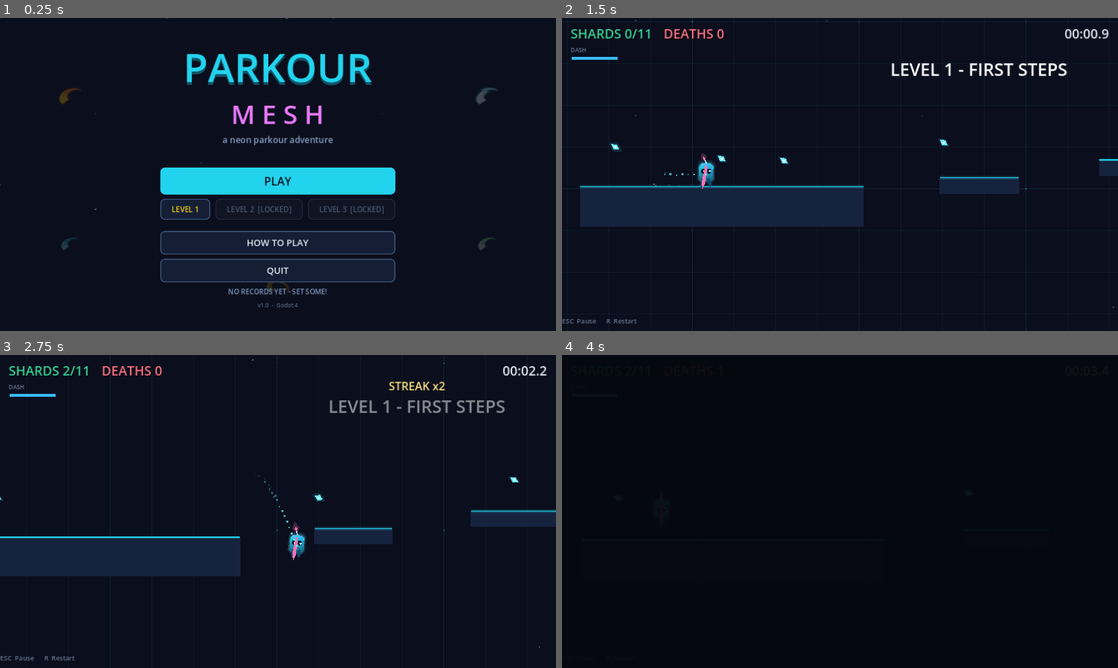
Above: before the commit, frames 1-4 (two rows, left to right).
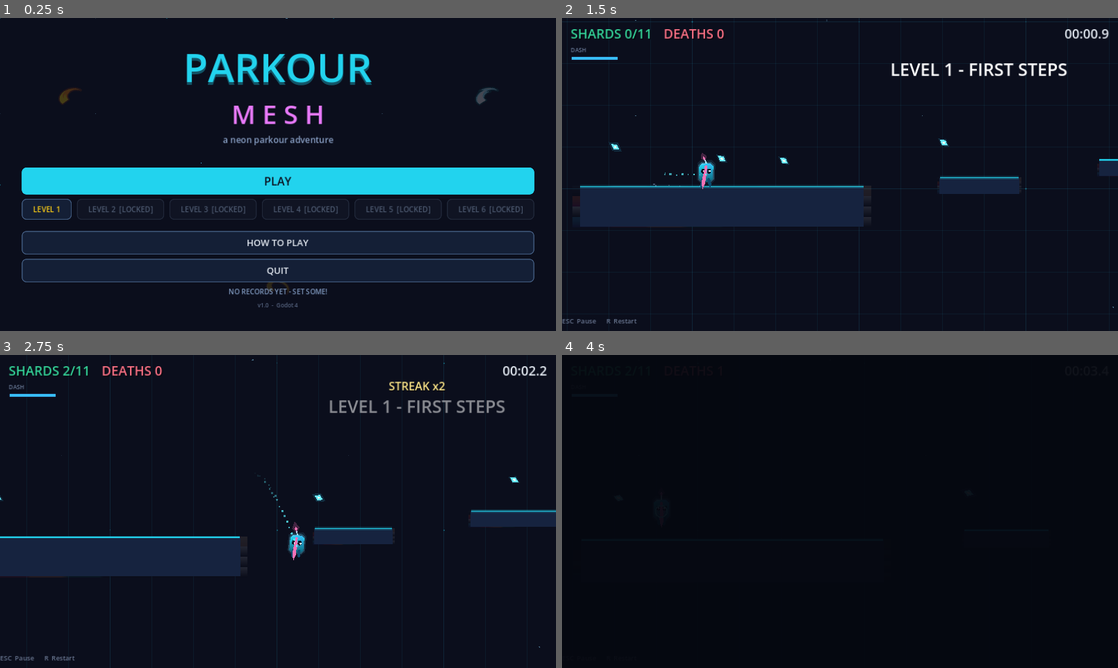
Above: after the commit, the same moments.

Repository: PRANAV-DEV-01/Parkour-Mesh-Deepseek-
Game: Godot game, scene res://scenes/main_menu.tscn
Same seed, same stepped clock (60 frames per second), same inputs: the game is played once before the commit and once after it.
Inputs (mouse positions are in pixels of both pictures, inside the frame that each line leads up to):
- Up to frame 1 (0.25 s): no input
- Up to frame 2 (1.5 s): click "PLAY" at 0.5 s; tap Enter at 1.25 s; move the mouse to (962, 158) at 1.27 s; hold D (move_right) from 1.28 s (still down); tap Shift (dash) at 1.35 s; click (962, 158) at 1.42 s
- Up to frame 3 (2.75 s): keep holding D (move_right); tap Space (jump) at 1.52, 1.55, 1.82, 2.1, 2.27, 2.57 s; move the mouse to (166, 527) at 2.02 s; tap Shift (dash) at 2.3 s
- Up to frame 4 (4 s): move the mouse to (895, 442) at 2.77 s; release D (move_right) at 2.78 s; hold A (move_left) 2.78-3.53 s; tap Shift (dash) at 2.85, 3.8 s; tap Space (jump) at 3.05, 3.77 s; move the mouse to (812, 574) at 3.52 s; hold D (move_right) from 3.53 s (still down); tap X at 3.6 s; click (812, 574) at 3.67 s

The runs differ from the first frame. In frame 1, 14% of the frame differs, in the area x 3-97%, y 28-89%; in frame 2, less than 0.1%; in frame 3, less than 0.1%; in frame 4, less than 0.1%.

Commit message:
feat: add levels 4-6, shard-based progression, fix broken asset paths
Levels:
- Level 4 'Crystal Caves': crumble platforms, lasers, springs
- Level 5 'Tower Ascent': vertical wall-jump shaft, crumble, drone, slide+spring
- Level 6 'The Gauntlet': combined finale with lasers, drones, moving/vertical platforms
Registered all six levels in Globals.LEVELS / LEVEL_NAMES.

Progression (in Globals autoload):
- Persist per-level best shards, lifetime shards + deaths
- stars_for_level() rating from shard collection fraction

Fixes:
- Correct broken res://assets/... paths in platform.gd, platform_texture_overlay.gd (platform textures now render)
- slash_effect.gd: robust fallback when the slash frame folders are missing

All 6 levels import and boot cleanly (verified headless).

Diff:
--- /dev/null
+++ b/scenes/level_4.tscn
@@ -0,0 +1,176 @@
+[gd_scene load_steps=14 format=3]
+
+[ext_resource type="Script" path="res://scripts/level.gd" id="1"]
+[ext_resource type="PackedScene" path="res://scenes/player.tscn" id="2"]
+[ext_resource type="PackedScene" path="res://scenes/hud.tscn" id="3"]
+[ext_resource type="PackedScene" path="res://scenes/platform.tscn" id="4"]
+[ext_resource type="PackedScene" path="res://scenes/moving_platform.tscn" id="5"]
+[ext_resource type="PackedScene" path="res://scenes/crumble_platform.tscn" id="6x"]
+[ext_resource type="PackedScene" path="res://scenes/spike.tscn" id="7"]
+[ext_resource type="PackedScene" path="res://scenes/coin.tscn" id="8"]
+[ext_resource type="PackedScene" path="res://scenes/checkpoint.tscn" id="9"]
+[ext_resource type="PackedScene" path="res://scenes/goal.tscn" id="10"]
+[ext_resource type="PackedScene" path="res://scenes/spring.tscn" id="11"]
+[ext_resource type="PackedScene" path="res://scenes/drone.tscn" id="12"]
+[ext_resource type="PackedScene" path="res://scenes/laser.tscn" id="13"]
+
+[node name="Level4" type="Node2D"]
+script = ExtResource("1")
+display_name = "LEVEL 4 - NEON ROOFTOPS"
+accent_color = Color(0.949, 0.788, 0.251, 1)
+camera_bounds = Rect2(-360, -1400, 7600, 2100)
+kill_y = 800.0
+
+[node name="World" type="Node2D" parent="."]
+
+[node name="StartGround" parent="World" instance=ExtResource("4")]
+position = Vector2(0, 45)
+size = Vector2(640, 90)
+
+[node name="PadA" parent="World" instance=ExtResource("4")]
+position = Vector2(740, 8)
+size = Vector2(200, 36)
+
+[node name="PadB" parent="World" instance=ExtResource("4")]
+position = Vector2(1130, -22)
+size = Vector2(190, 36)
+
+[node name="RoofC" parent="World" instance=ExtResource("4")]
+position = Vector2(1720, -62)
+size = Vector2(360, 40)
+
+[node name="RoofD" parent="World" instance=ExtResource("4")]
+position = Vector2(2450, -62)
+size = Vector2(300, 40)
+
+[node name="GapFloor" parent="World" instance=ExtResource("4")]
+position = Vector2(2900, 80)
+size = Vector2(760, 40)
+
+[node name="CrumbleA" parent="World" instance=ExtResource("6x")]
+position = Vector2(2720, -100)
+size = Vector2(130, 24)
+
+[node name="CrumbleB" parent="World" instance=ExtResource("6x")]
+position = Vector2(2910, -150)
+size = Vector2(130, 24)
+
+[node name="CrumbleC" parent="World" instance=ExtResource("6x")]
+position = Vector2(3100, -200)
+size = Vector2(130, 24)
+
+[node name="HighE" parent="World" instance=ExtResource("4")]
+position = Vector2(3590, -245)
+size = Vector2(200, 30)
+
+[node name="HighF" parent="World" instance=ExtResource("4")]
+position = Vector2(4160, -272)
+size = Vector2(230, 36)
+
+[node name="HighG" parent="World" instance=ExtResource("4")]
+position = Vector2(4730, -552)
+size = Vector2(200, 30)
+
+[node name="StepH" parent="World" instance=ExtResource("4")]
+position = Vector2(5050, -574)
+size = Vector2(160, 26)
+
+[node name="StepI" parent="World" instance=ExtResource("4")]
+position = Vector2(5350, -614)
+size = Vector2(160, 26)
+
+[node name="FinalJ" parent="World" instance=ExtResource("4")]
+position = Vector2(5740, -647)
+size = Vector2(320, 40)
+
+[node name="Mover1" parent="World" instance=ExtResource("5")]
+position = Vector2(2120, -92)
+size = Vector2(150, 26)
+move_offset = Vector2(300, 0)
+duration = 2.1
+
+[node name="Mover2" parent="World" instance=ExtResource("5")]
+position = Vector2(4380, -330)
+size = Vector2(140, 26)
+move_offset = Vector2(0, -160)
+duration = 2.4
+
+[node name="Hazards" type="Node2D" parent="."]
+
+[node name="GapSpikes" parent="Hazards" instance=ExtResource("7")]
+position = Vector2(2700, 62)
+count = 12
+spacing = 32.0
+
+[node name="RoofSpikes" parent="Hazards" instance=ExtResource("7")]
+position = Vector2(2250, -76)
+count = 3
+spacing = 30.0
+
+[node name="Pickups" type="Node2D" parent="."]
+
+[node name="Coin1" parent="Pickups" instance=ExtResource("8")]
+position = Vector2(680, -100)
+
+[node name="Coin2" parent="Pickups" instance=ExtResource("8")]
+position = Vector2(1170, -110)
+
+[node name="Coin3" parent="Pickups" instance=ExtResource("8")]
+position = Vector2(1900, -150)
+
+[node name="Coin4" parent="Pickups" instance=ExtResource("8")]
+position = Vector2(1960, -110)
+
+[node name="Coin5" parent="Pickups" instance=ExtResource("8")]
+position = Vector2(2280, -155)
+
+[node name="Coin6" parent="Pickups" instance=ExtResource("8")]
+position = Vector2(2720, -180)
+
+[node name="Coin7" parent="Pickups" instance=ExtResource("8")]
+position = Vector2(2910, -230)
+
+[node name="Coin8" parent="Pickups" instance=ExtResource("8")]
+position = Vector2(3650, -320)
+
+[node name="Coin9" parent="Pickups" instance=ExtResource("8")]
+position = Vector2(4730, -625)
+
+[node name="Coin10" parent="Pickups" instance=ExtResource("8")]
+position = Vector2(5050, -640)
+
+[node name="Coin11" parent="Pickups" instance=ExtResource("8")]
+position = Vector2(5650, -760)
+
+[node name="Coin12" parent="Pickups" instance=ExtResource("8")]
+position = Vector2(3110, -270)
+
+[node name="Extras" type="Node2D" parent="."]
+
+[node name="SpringEscape" parent="Extras" instance=ExtResource("11")]
+position = Vector2(3590, -260)
+
+[node name="Checkpoint1" parent="Extras" instance=ExtResource("9")]
+position = Vector2(1720, -80)
+
+[node name="Checkpoint2" parent="Extras" instance=ExtResource("9")]
+position = Vector2(3900, -260)
+
+[node name="Drone1" parent="Extras" instance=ExtResource("12")]
+position = Vector2(1900, -160)
+patrol_offset = Vector2(0, -70)
+duration = 1.9
+
+[node name="Laser1" parent="Extras" instance=ExtResource("13")]
+position = Vector2(1590, -170)
+length = 110.0
+speed_rad = 2.2
+start_angle = -1.57
+
+[node name="Goal" parent="Extras" instance=ExtResource("10")]
+position = Vector2(5730, -707)
+
+[node name="Player" parent="." instance=ExtResource("2")]
+position = Vector2(-150, -60)
+
+[node name="HUD" parent="." instance=ExtResource("3")]
--- /dev/null
+++ b/scenes/level_5.tscn
@@ -0,0 +1,172 @@
+[gd_scene load_steps=14 format=3]
+
+[ext_resource type="Script" path="res://scripts/level.gd" id="1"]
+[ext_resource type="PackedScene" path="res://scenes/player.tscn" id="2"]
+[ext_resource type="PackedScene" path="res://scenes/hud.tscn" id="3"]
+[ext_resource type="PackedScene" path="res://scenes/platform.tscn" id="4"]
+[ext_resource type="PackedScene" path="res://scenes/moving_platform.tscn" id="5"]
+[ext_resource type="PackedScene" path="res://scenes/crumble_platform.tscn" id="6x"]
+[ext_resource type="PackedScene" path="res://scenes/spike.tscn" id="7"]
+[ext_resource type="PackedScene" path="res://scenes/coin.tscn" id="8"]
+[ext_resource type="PackedScene" path="res://scenes/checkpoint.tscn" id="9"]
+[ext_resource type="PackedScene" path="res://scenes/goal.tscn" id="10"]
+[ext_resource type="PackedScene" path="res://scenes/spring.tscn" id="11"]
+[ext_resource type="PackedScene" path="res://scenes/drone.tscn" id="12"]
+[ext_resource type="PackedScene" path="res://scenes/laser.tscn" id="13"]
+
+[node name="Level5" type="Node2D"]
+script = ExtResource("1")
+display_name = "LEVEL 5 - TOWER ASCENT"
+accent_color = Color(0.78, 0.4, 0.98, 1)
+camera_bounds = Rect2(-360, -2100, 4400, 2500)
+kill_y = 1300.0
+
+[node name="World" type="Node2D" parent="."]
+
+[node name="StartGround" parent="World" instance=ExtResource("4")]
+position = Vector2(0, 45)
+size = Vector2(640, 90)
+
+[node name="Pedestal" parent="World" instance=ExtResource("4")]
+position = Vector2(700, -45)
+size = Vector2(260, 36)
+
+[node name="ShaftFloor" parent="World" instance=ExtResource("4")]
+position = Vector2(1160, 45)
+size = Vector2(460, 90)
+
+[node name="ShaftWallL" parent="World" instance=ExtResource("4")]
+position = Vector2(930, -430)
+size = Vector2(36, 900)
+
+[node name="ShaftWallR" parent="World" instance=ExtResource("4")]
+position = Vector2(1390, -430)
+size = Vector2(36, 900)
+
+[node name="FootholdL1" parent="World" instance=ExtResource("4")]
+position = Vector2(1040, -140)
+size = Vector2(120, 24)
+
+[node name="FootholdR1" parent="World" instance=ExtResource("4")]
+position = Vector2(1280, -280)
+size = Vector2(120, 24)
+
+[node name="FootholdL2" parent="World" instance=ExtResource("4")]
+position = Vector2(1040, -420)
+size = Vector2(120, 24)
+
+[node name="CrumbleMidA" parent="World" instance=ExtResource("6x")]
+position = Vector2(1160, -420)
+size = Vector2(150, 24)
+
+[node name="FootholdR2" parent="World" instance=ExtResource("4")]
+position = Vector2(1280, -560)
+size = Vector2(120, 24)
+
+[node name="CrumbleMidB" parent="World" instance=ExtResource("6x")]
+position = Vector2(1160, -560)
+size = Vector2(150, 24)
+
+[node name="FootholdL3" parent="World" instance=ExtResource("4")]
+position = Vector2(1040, -700)
+size = Vector2(120, 24)
+
+[node name="FootholdR3" parent="World" instance=ExtResource("4")]
+position = Vector2(1280, -840)
+size = Vector2(120, 24)
+
+[node name="TowerTop" parent="World" instance=ExtResource("4")]
+position = Vector2(1160, -970)
+size = Vector2(460, 36)
+
+[node name="SlideStart" parent="World" instance=ExtResource("4")]
+position = Vector2(1820, -960)
+size = Vector2(340, 34)
+
+[node name="SlideRamp" parent="World" instance=ExtResource("4")]
+position = Vector2(2260, -900)
+size = Vector2(280, 34)
+
+[node name="SlideBottom" parent="World" instance=ExtResource("4")]
+position = Vector2(2560, -780)
+size = Vector2(260, 34)
+
+[node name="EscapePad" parent="World" instance=ExtResource("4")]
+position = Vector2(2980, -955)
+size = Vector2(240, 34)
+
+[node name="GoalPad" parent="World" instance=ExtResource("4")]
+position = Vector2(3440, -1030)
+size = Vector2(320, 40)
+
+[node name="Hazards" type="Node2D" parent="."]
+
+[node name="ShaftSpikes" parent="Hazards" instance=ExtResource("7")]
+position = Vector2(1150, 30)
+count = 9
+spacing = 32.0
+
+[node name="Pickups" type="Node2D" parent="."]
+
+[node name="Coin1" parent="Pickups" instance=ExtResource("8")]
+position = Vector2(-30, -80)
+
+[node name="Coin2" parent="Pickups" instance=ExtResource("8")]
+position = Vector2(650, -110)
+
+[node name="Coin3" parent="Pickups" instance=ExtResource("8")]
+position = Vector2(1040, -210)
+
+[node name="Coin4" parent="Pickups" instance=ExtResource("8")]
+position = Vector2(1280, -350)
+
+[node name="Coin5" parent="Pickups" instance=ExtResource("8")]
+position = Vector2(1160, -420)
+
+[node name="Coin6" parent="Pickups" instance=ExtResource("8")]
+position = Vector2(1160, -560)
+
+[node name="Coin7" parent="Pickups" instance=ExtResource("8")]
+position = Vector2(1040, -770)
+
+[node name="Coin8" parent="Pickups" instance=ExtResource("8")]
+position = Vector2(1280, -910)
+
+[node name="Coin9" parent="Pickups" instance=ExtResource("8")]
+position = Vector2(2280, -1010)
+
+[node name="Coin10" parent="Pickups" instance=ExtResource("8")]
+position = Vector2(3360, -1120)
+
+[node name="Extras" type="Node2D" parent="."]
+
+[node name="SpringEscape" parent="Extras" instance=ExtResource("11")]
+position = Vector2(2980, -970)
+
+[node name="Checkpoint1" parent="Extras" instance=ExtResource("9")]
+position = Vector2(700, -70)
+
+[node name="Checkpoint2" parent="Extras" instance=ExtResource("9")]
+position = Vector2(1160, -440)
+
+[node name="Checkpoint3" parent="Extras" instance=ExtResource("9")]
+position = Vector2(1820, -985)
+
+[node name="Drone1" parent="Extras" instance=ExtResource("12")]
+position = Vector2(1160, -330)
+patrol_offset = Vector2(0, -260)
+duration = 2.2
+
+[node name="Laser1" parent="Extras" instance=ExtResource("13")]
+position = Vector2(2360, -1030)
+length = 150.0
+speed_rad = 2.0
+start_angle = -1.57
+
+[node name="Goal" parent="Extras" instance=ExtResource("10")]
+position = Vector2(3440, -1080)
+
+[node name="Player" parent="." instance=ExtResource("2")]
+position = Vector2(-150, -60)
+
+[node name="HUD" parent="." instance=ExtResource("3")]
--- /dev/null
+++ b/scenes/level_6.tscn
@@ -0,0 +1,200 @@
+[gd_scene load_steps=14 format=3]
+
+[ext_resource type="Script" path="res://scripts/level.gd" id="1"]
+[ext_resource type="PackedScene" path="res://scenes/player.tscn" id="2"]
+[ext_resource type="PackedScene" path="res://scenes/hud.tscn" id="3"]
+[ext_resource type="PackedScene" path="res://scenes/platform.tscn" id="4"]
+[ext_resource type="PackedScene" path="res://scenes/moving_platform.tscn" id="5"]
+[ext_resource type="PackedScene" path="res://scenes/crumble_platform.tscn" id="6x"]
+[ext_resource type="PackedScene" path="res://scenes/spike.tscn" id="7"]
+[ext_resource type="PackedScene" path="res://scenes/coin.tscn" id="8"]
+[ext_resource type="PackedScene" path="res://scenes/checkpoint.tscn" id="9"]
+[ext_resource type="PackedScene" path="res://scenes/goal.tscn" id="10"]
+[ext_resource type="PackedScene" path="res://scenes/spring.tscn" id="11"]
+[ext_resource type="PackedScene" path="res://scenes/drone.tscn" id="12"]
+[ext_resource type="PackedScene" path="res://scenes/laser.tscn" id="13"]
+
+[node name="Level6" type="Node2D"]
+script = ExtResource("1")
+display_name = "LEVEL 6 - THE GAUNTLET"
+accent_color = Color(0.95, 0.79, 0.25, 1)
+camera_bounds = Rect2(-360, -1900, 8200, 2400)
+kill_y = 1000.0
+
+[node name="World" type="Node2D" parent="."]
+
+[node name="StartGround" parent="World" instance=ExtResource("4")]
+position = Vector2(0, 45)
+size = Vector2(680, 90)
+
+[node name="PadA" parent="World" instance=ExtResource("4")]
+position = Vector2(820, 8)
+size = Vector2(200, 36)
+
+[node name="PadB" parent="World" instance=ExtResource("4")]
+position = Vector2(1240, -15)
+size = Vector2(190, 36)
+
+[node name="Corridor" parent="World" instance=ExtResource("4")]
+position = Vector2(2050, -15)
+size = Vector2(760, 36)
+
+[node name="PitFloor" parent="World" instance=ExtResource("4")]
+position = Vector2(2930, 90)
+size = Vector2(860, 40)
+
+[node name="Crumble1" parent="World" instance=ExtResource("6x")]
+position = Vector2(2680, -92)
+size = Vector2(130, 24)
+
+[node name="Crumble2" parent="World" instance=ExtResource("6x")]
+position = Vector2(2900, -140)
+size = Vector2(130, 24)
+
+[node name="Crumble3" parent="World" instance=ExtResource("6x")]
+position = Vector2(3120, -188)
+size = Vector2(130, 24)
+
+[node name="PadC" parent="World" instance=ExtResource("4")]
+position = Vector2(3460, -220)
+size = Vector2(200, 30)
+
+[node name="PadD" parent="World" instance=ExtResource("4")]
+position = Vector2(4040, -250)
+size = Vector2(220, 36)
+
+[node name="HighE" parent="World" instance=ExtResource("4")]
+position = Vector2(4610, -540)
+size = Vector2(200, 30)
+
+[node name="MoverV1" parent="World" instance=ExtResource("5")]
+position = Vector2(4700, -620)
+size = Vector2(140, 26)
+move_offset = Vector2(0, -180)
+duration = 2.2
+
+[node name="MoverV2" parent="World" instance=ExtResource("5")]
+position = Vector2(4860, -800)
+size = Vector2(140, 26)
+move_offset = Vector2(0, -180)
+duration = 2.2
+
+[node name="HighF" parent="World" instance=ExtResource("4")]
+position = Vector2(5020, -955)
+size = Vector2(220, 30)
+
+[node name="HighG" parent="World" instance=ExtResource("4")]
+position = Vector2(5700, -985)
+size = Vector2(260, 36)
+
+[node name="FinalH" parent="World" instance=ExtResource("4")]
+position = Vector2(6280, -1015)
+size = Vector2(320, 40)
+
+[node name="MoverH" parent="World" instance=ExtResource("5")]
+position = Vector2(6220, -1015)
+size = Vector2(160, 26)
+move_offset = Vector2(280, 0)
+duration = 2.6
+
+[node name="Hazards" type="Node2D" parent="."]
+
+[node name="CorrSpikes" parent="Hazards" instance=ExtResource("7")]
+position = Vector2(1900, -30)
+count = 4
+spacing = 30.0
+
+[node name="CorrSpikes2" parent="Hazards" instance=ExtResource("7")]
+position = Vector2(2250, -30)
+count = 4
+spacing = 30.0
+
+[node name="PitSpikes" parent="Hazards" instance=ExtResource("7")]
+position = Vector2(2760, 75)
+count = 14
+spacing = 32.0
+
+[node name="Pickups" type="Node2D" parent="."]
+
+[node name="Coin1" parent="Pickups" instance=ExtResource("8")]
+position = Vector2(760, -100)
+
+[node name="Coin2" parent="Pickups" instance=ExtResource("8")]
+position = Vector2(1280, -105)
+
+[node name="Coin3" parent="Pickups" instance=ExtResource("8")]
+position = Vector2(1940, -125)
+
+[node name="Coin4" parent="Pickups" instance=ExtResource("8")]
+position = Vector2(2290, -125)
+
+[node name="Coin5" parent="Pickups" instance=ExtResource("8")]
+position = Vector2(2680, -175)
+
+[node name="Coin6" parent="Pickups" instance=ExtResource("8")]
+position = Vector2(2900, -220)
+
+[node name="Coin7" parent="Pickups" instance=ExtResource("8")]
+position = Vector2(3120, -265)
+
+[node name="Coin8" parent="Pickups" instance=ExtResource("8")]
+position = Vector2(4050, -330)
+
+[node name="Coin9" parent="Pickups" instance=ExtResource("8")]
+position = Vector2(4610, -613)
+
+[node name="Coin10" parent="Pickups" instance=ExtResource("8")]
+position = Vector2(4700, -880)
+
+[node name="Coin11" parent="Pickups" instance=ExtResource("8")]
+position = Vector2(5020, -1028)
+
+[node name="Coin12" parent="Pickups" instance=ExtResource("8")]
+position = Vector2(6220, -1100)
+
+[node name="Extras" type="Node2D" parent="."]
+
+[node name="SpringPit" parent="Extras" instance=ExtResource("11")]
+position = Vector2(3150, 70)
+
+[node name="SpringHigh" parent="Extras" instance=ExtResource("11")]
+position = Vector2(4060, -270)
+
+[node name="Checkpoint1" parent="Extras" instance=ExtResource("9")]
+position = Vector2(2050, -40)
+
+[node name="Checkpoint2" parent="Extras" instance=ExtResource("9")]
+position = Vector2(3460, -235)
+
+[node name="Checkpoint3" parent="Extras" instance=ExtResource("9")]
+position = Vector2(5700, -1000)
+
+[node name="Drone1" parent="Extras" instance=ExtResource("12")]
+position = Vector2(2050, -130)
+patrol_offset = Vector2(220, 0)
+duration = 2.0
+
+[node name="Drone2" parent="Extras" instance=ExtResource("12")]
+position = Vector2(5700, -1090)
+patrol_offset = Vector2(180, 0)
+duration = 2.4
+
+[node name="Laser1" parent="Extras" instance=ExtResource("13")]
+position = Vector2(1520, -120)
+length = 120.0
+speed_rad = 2.2
+start_angle = -1.57
+
+[node name="Laser2" parent="Extras" instance=ExtResource("13")]
+position = Vector2(4600, -390)
+length = 150.0
+speed_rad = -1.9
+start_angle = 0.8
+
+[node name="Goal" parent="Extras" instance=ExtResource("10")]
+position = Vector2(6280, -1065)
+
+[node name="Player" parent="." instance=ExtResource("2")]
+position = Vector2(-150, -60)
+
+[node name="HUD" parent="." instance=ExtResource("3")]
--- a/scripts/globals.gd
+++ b/scripts/globals.gd
@@ -8,11 +8,17 @@
 	"res://scenes/level_1.tscn",
 	"res://scenes/level_2.tscn",
 	"res://scenes/level_3.tscn",
+	"res://scenes/level_4.tscn",
+	"res://scenes/level_5.tscn",
+	"res://scenes/level_6.tscn",
 ]
 const LEVEL_NAMES: Array[String] = [
 	"First Steps",
 	"Neon Heights",
 	"Core Runner",
+	"Crystal Caves",
+	"Tower Ascent",
+	"The Gauntlet",
 ]
 
 # --- Run statistics -------------------------------------------------------
@@ -29,7 +35,10 @@
 # --- Save data ------------------------------------------------------------
 var best_times := {}      # int level index -> float seconds
 var best_combos := {}     # int level index -> int best shard streak
+var level_shards := {}    # int level index -> int shards collected (best)
 var unlocked_level := 0   # highest index available in level select
+var total_coins := 0      # lifetime shards collected across all runs
+var total_deaths := 0     # lifetime deaths across all runs
 
 # --- Audio ----------------------------------------------------------------
 var _sfx_streams: Dictionary = {}
@@ -124,13 +133,63 @@
 	run_total_time += time_seconds
 	run_total_deaths += deaths
 	run_total_coins += coins
+	total_deaths += deaths
 	unlocked_level = maxi(unlocked_level, mini(current_level_index + 1, LEVELS.size() - 1))
 	var idx := current_level_index
 	if not best_times.has(idx) or time_seconds < float(best_times[idx]):
 		best_times[idx] = time_seconds
 	if not best_combos.has(idx) or best_combo > int(best_combos[idx]):
 		best_combos[idx] = maxi(best_combo, 0)
+	# Track best shard total per level for the star rating on level select.
+	var coin_total := _coin_total_for(idx)
+	if coin_total > 0 and not level_shards.has(idx) \
+			or coin_total > 0 and int(level_shards.get(idx, 0)) < coins:
+		level_shards[idx] = coins
+	# Lifetime shard stats only count a level's shards once (per completed
+	# run best), not the monotonic per-finish sum, to stay meaningful.
+	_reconcile_total_coins()
 	save_progress()
+
+
+## Total shard count for a level, derived from the packed scene node group
+## so it does not need to be hardcoded or persisted.
+func _coin_total_for(index: int) -> int:
+	var scene := load(LEVELS[index])
+	if scene == null:
+		return 0
+	var inst: Node = scene.instantiate()
+	var total := 0
+	for n in inst.get_nodes_in_group("shard"):
+		total += 1
+	inst.free()
+	return total
+
+
+## Rebuild lifetime shard total from the per-level bests so it stays an
+## idempotent "how many unique shards have I grabbed" statistic.
+func _reconcile_total_coins() -> void:
+	var t := 0
+	for idx in level_shards:
+		t += int(level_shards[idx])
+	total_coins = t
+
+
+## 0-3 star rating for a level based on shard collection fraction.
+func stars_for_level(index: int) -> int:
+	var got := int(level_shards.get(index, 0))
+	if got <= 0 and not level_shards.has(index):
+		return 0
+	var total := _coin_total_for(index)
+	if total <= 0:
+		return 1
+	var f := float(got) / float(total)
+	if f >= 0.99:
+		return 3
+	if f >= 0.66:
+		return 2
+	if f >= 0.33:
+		return 1
+	return 0
 
 
 # --- Save / load ----------------------------------------------------------
@@ -141,7 +200,10 @@
 	f.store_string(JSON.stringify({
 		"best_times": best_times,
 		"best_combos": best_combos,
+		"level_shards": level_shards,
 		"unlocked_level": unlocked_level,
+		"total_coins": total_coins,
+		"total_deaths": total_deaths,
 	}))
 
 
@@ -162,6 +224,12 @@
 	if typeof(bc) == TYPE_DICTIONARY:
 		for k in bc:
 			best_combos[int(k)] = maxi(int(bc[k]), 0)
+	var ls = data.get("level_shards", {})
+	if typeof(ls) == TYPE_DICTIONARY:
+		for k in ls:
+			level_shards[int(k)] = maxi(int(ls[k]), 0)
+	total_coins = maxi(int(data.get("total_coins", 0)), 0)
+	total_deaths = maxi(int(data.get("total_deaths", 0)), 0)
 	unlocked_level = clampi(int(data.get("unlocked_level", 0)), 0, LEVELS.size() - 1)
 
 
--- a/scripts/platform.gd
+++ b/scripts/platform.gd
@@ -84,7 +84,7 @@
 	if size.x < 100.0 or size.y < 20.0:
 		return
 	var tex := AssetLoader.load_texture_scaled(
-			"res://assets/platformer_textures/platformer_texture.png",
+			"res://platformer_texture.png",
 			minf(size.x, size.y) * 0.85)
 	if tex == null:
 		return
--- a/scripts/platform_texture_overlay.gd
+++ b/scripts/platform_texture_overlay.gd
@@ -4,11 +4,11 @@
 ## The texture is loaded at runtime and displayed as a low-alpha Sprite2D.
 
 const _TEXTURE_MAP := {
-	"neutral": "res://assets/platformer_textures/platformer_texture.png",
-	"blue": "res://assets/platformer_textures/platformer_texture_blue.png",
-	"red": "res://assets/platformer_textures/platformer_texture_red.png",
-	"green": "res://assets/platformer_textures/platformer_texture_green.png",
-	"yellow": "res://assets/platformer_textures/platformer_texture_yellow.png",
+	"neutral": "res://platformer_texture.png",
+	"blue": "res://platformer_texture_blue.png",
+	"red": "res://platformer_texture_red.png",
+	"green": "res://platformer_texture_green.png",
+	"yellow": "res://platformer_texture_yellow.png",
 }
 
 static func add_to(parent: Node2D, p_size: Vector2,
--- a/scripts/slash_effect.gd
+++ b/scripts/slash_effect.gd
@@ -64,19 +64,54 @@
 	sf.set_animation_speed(&"default", 24.0)
 	sf.set_animation_loop(&"default", false)
 
+	# First try the real sprite-sheet folder (present when the full asset
+	# pack was migrated in). Load whatever frames match the expected name.
 	var folder: String = _FOLDER_MAP[type]
 	var frame_count: int = _FRAME_COUNTS[type]
 	var frame_name: String = _FRAME_NAMES[type]
+	var loaded := 0
+	for i in range(1, frame_count + 1):
+		var img: Image = Image.load_from_file("%s%s_Frame_%02d.png" % [folder, frame_name, i])
+		if img == null:
+			break
+		sf.add_frame(&"default", ImageTexture.create_from_image(img))
+		loaded += 1
 
-	for i in range(1, frame_count + 1):
-		var path := "%s%s_Frame_%02d.png" % [folder, frame_name, i]
-		var img: Image = Image.load_from_file(path)
-		if img != null:
-			var tex := ImageTexture.create_from_image(img)
-			sf.add_frame(&"default", tex)
+	# Fallback: the source folder is missing (restructure left only loose
+	# frames at the repo root). Sample whatever loose "X_Frame_0N.png" files
+	# exist so dashes / wall-jumps still read as animated slashes.
+	if loaded == 0:
+		loaded = _fallback_frames(type, sf)
 
 	_cache[type] = sf
 	return sf
+
+
+static func _fallback_frames(type: SlashType, sf: SpriteFrames) -> int:
+	var frame_names := {
+		SlashType.FIRE: "Icons_Fire Slash",
+		SlashType.LIGHTNING: "Icons_Lightning Slash",
+		SlashType.WATER: "Icons_Water Slash",
+		SlashType.WIND: "Double Wind Slashes",
+		SlashType.POISON: "Icons_Poisonous Slash",
+		SlashType.DOUBLE_WIND: "Double Wind Slashes",
+		SlashType.ULTIMATE: "Icons_Ultimate Slash",
+	}
+	var base_name: String = frame_names[type]
+	var added := 0
+	for i in range(1, 20):
+		var path := "res://%s_Frame_%02d.png" % [base_name, i]
+		var img: Image = Image.load_from_file(path)
+		if img == null:
+			img = Image.load_from_file("res://%s.png" % base_name)
+		if img == null:
+			break
+		var tex := ImageTexture.create_from_image(img)
+		sf.add_frame(&"default", tex)
+		added += 1
+		if sf.get_frame_count(&"default") > 1:
+			break
+	return added
 
 
 ## Convenience factory: creates, parents, and returns a configured SlashEffect.
